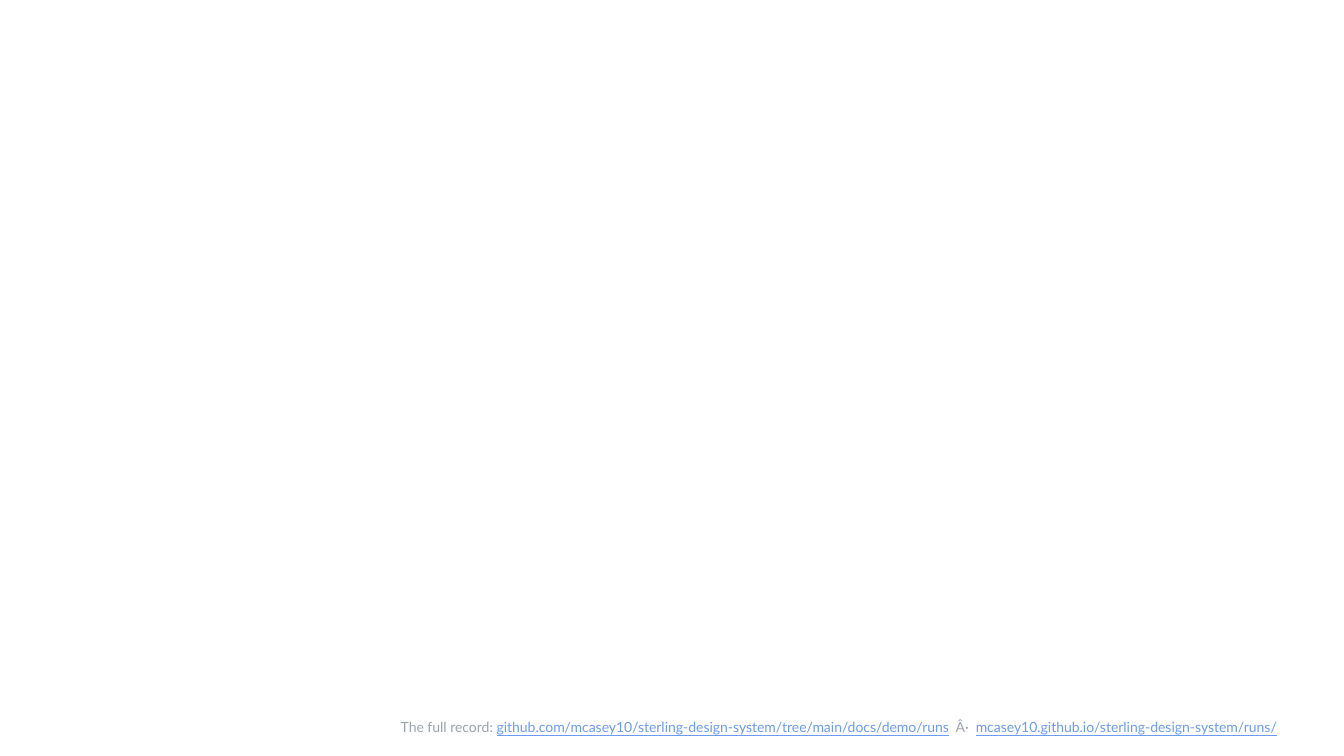
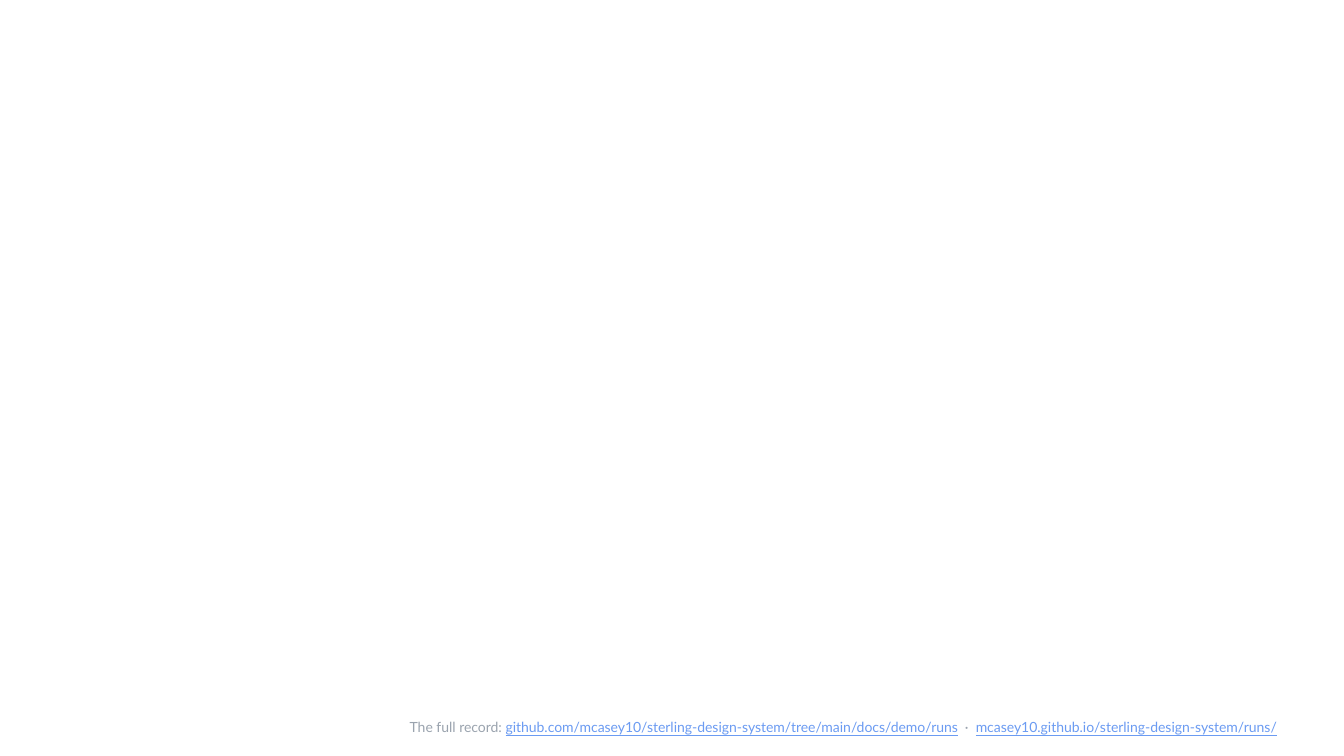
Before and after one commit to mcasey10/sterling-design-system, a slide deck: slide 11 of docs/decks/sterling-follow-up-runs/sterling-follow-up-runs.pptx. Drawn at 1344x756 pixels with LibreOffice and Linux fonts; fonts in the diff are those of the drawing; background and template pictures are left out. Boxes give left, top, right and bottom in pixels: in the first picture for what was removed or moved away, otherwise in the second. Text is boxed around its words. In the diff, an @@ line names an element or a change of style, - is before the commit and + after.

```diff
--- a/docs/decks/sterling-follow-up-runs/sterling-follow-up-runs.pptx
+++ b/docs/decks/sterling-follow-up-runs/sterling-follow-up-runs.pptx
@@ text at (x1=410, y1=721, x2=1277, y2=735): text changed @@
-The full record: github.com/mcasey10/sterling-design-system/tree/main/docs/demo/runs Â· mcasey10.github.io/sterling-design-system/runs/
+The full record: github.com/mcasey10/sterling-design-system/tree/main/docs/demo/runs · mcasey10.github.io/sterling-design-system/runs/
```
Also in this commit, not shown: 1 other file.
